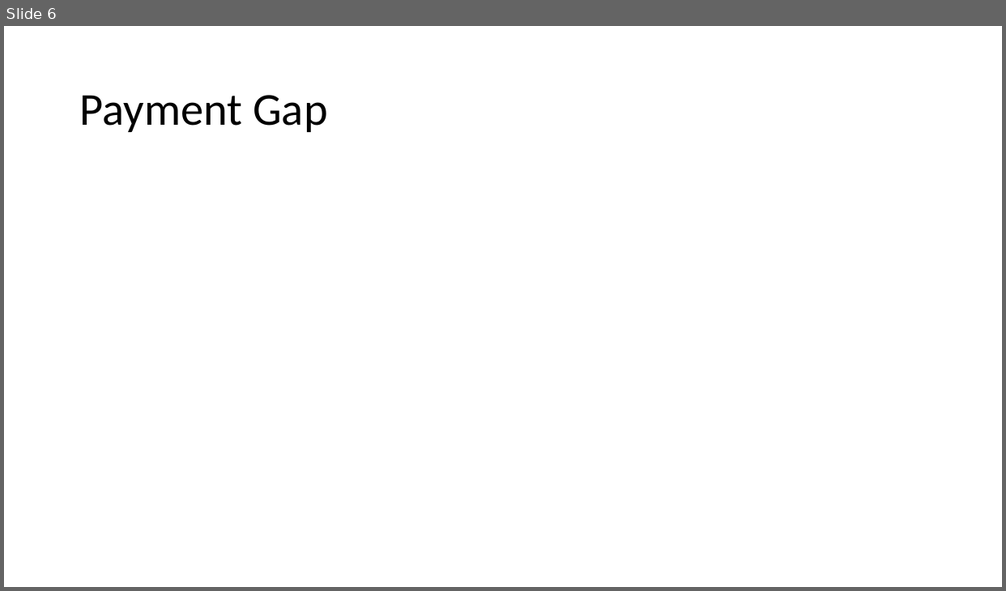
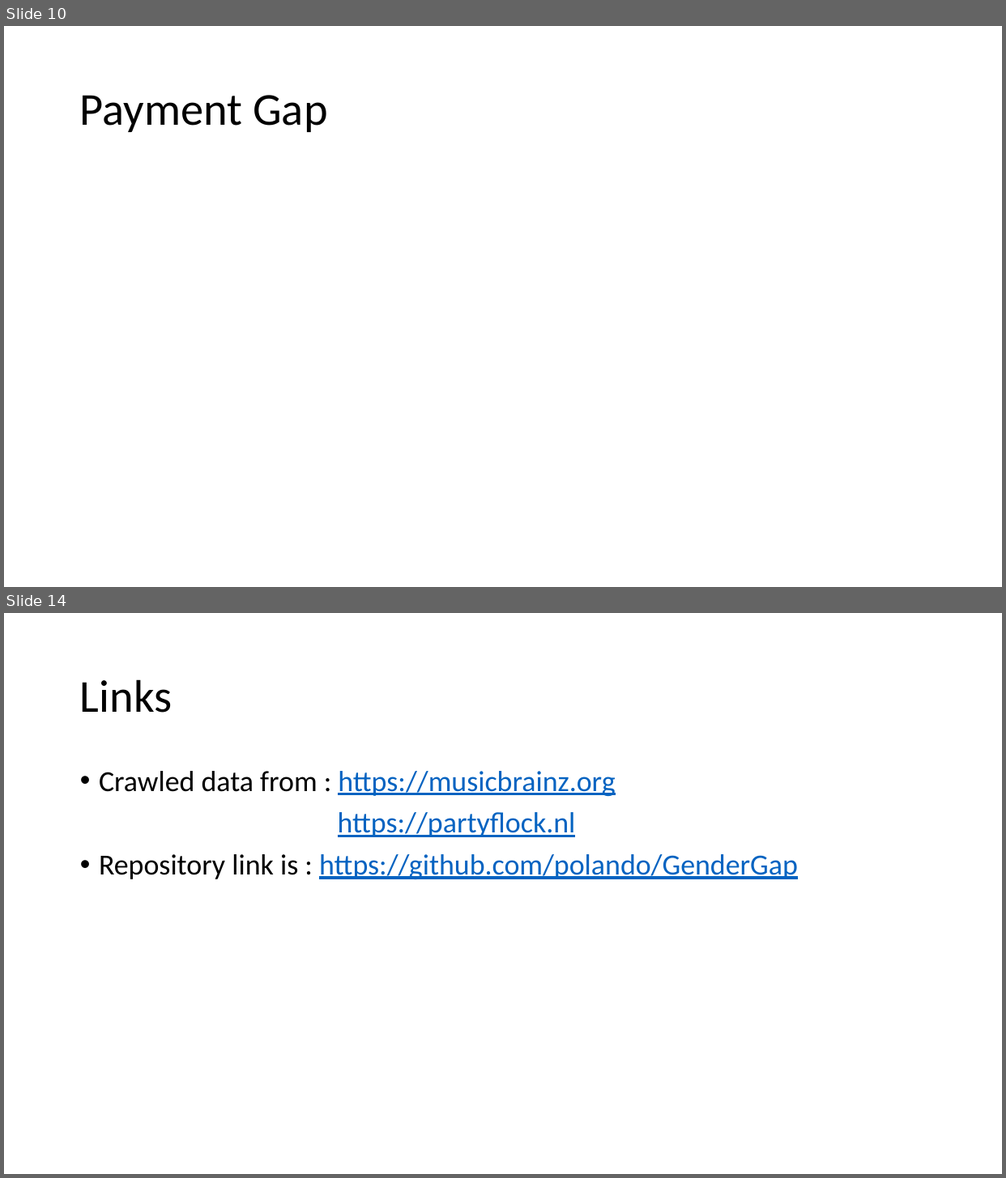
Before and after one commit to polando/GenderGap, a slide deck: Presentation/Final_presentation.pptx. Shown one above the other, each under a label of ours: slide 6 before the commit, slides 10 and 14 after it; the slides between them are not shown. The pictures are 1006x591 and 1006x1178 pixels, drawn with LibreOffice and Linux fonts; fonts in the diff are those of the drawing; grey boxes stand for pictures. Boxes give left, top, right and bottom in pixels: in the first picture for what was removed or moved away, otherwise in the second. Text is boxed around its words. In the diff, an @@ line names an element or a change of style, - is before the commit and + after.

```diff
--- a/Presentation/Final_presentation.pptx
+++ b/Presentation/Final_presentation.pptx
@@ slide 14 added at [4, 613, 1002, 1174], background #FFFFFF @@
@@ title added at [80, 679, 172, 713], 44 pt, text #000000 @@
+Links
@@ text added at [99, 771, 798, 879], 28 pt, text #0563C1, underline @@
+• Crawled data from : https://musicbrainz.org
+https://partyflock.nl
+• Repository link is : https://github.com/polando/GenderGap
@@ what was slide 6 is now slide 10 @@
```
Also in this commit, not shown: 3 slides changed, 9 other slides added, 2 slides removed.
